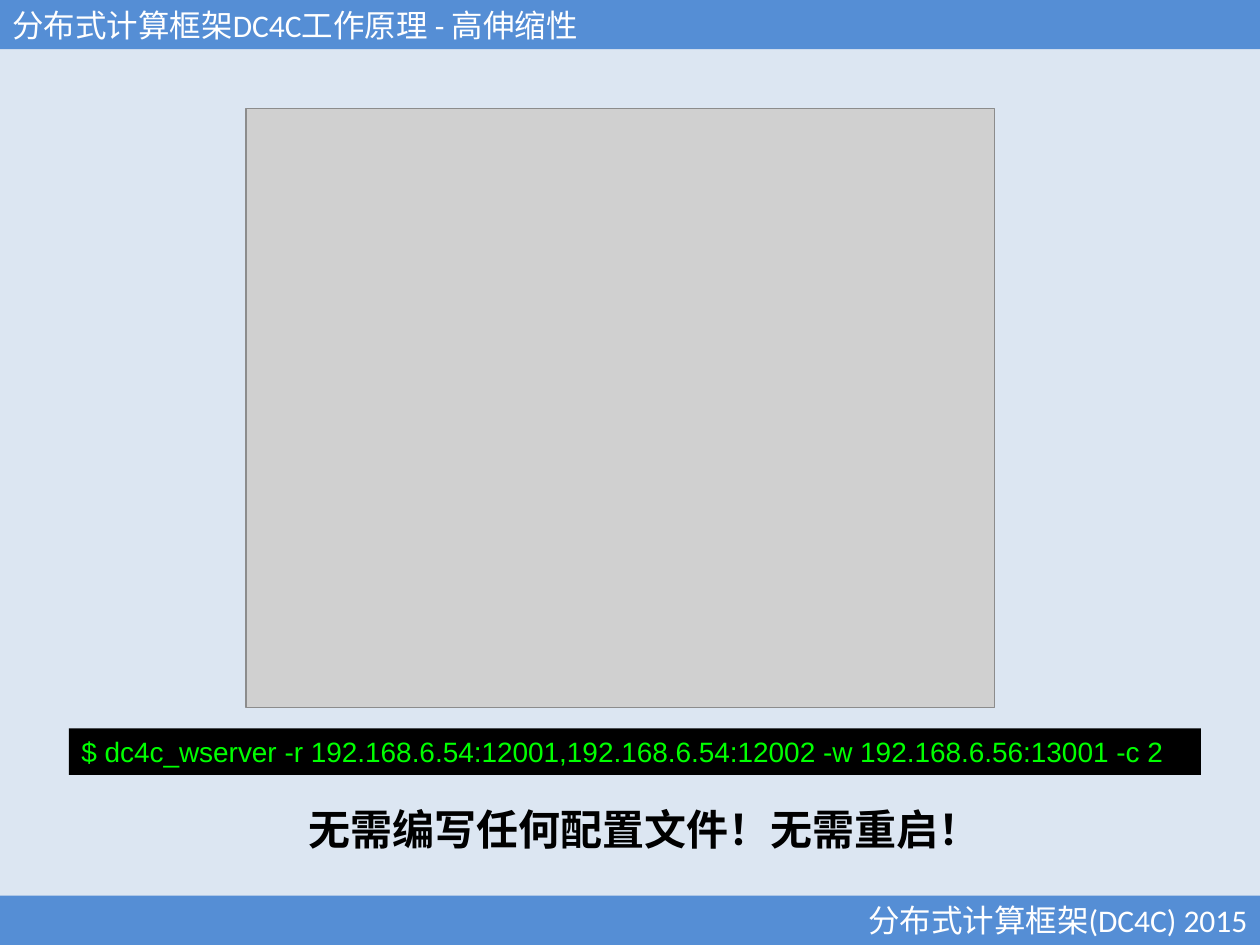
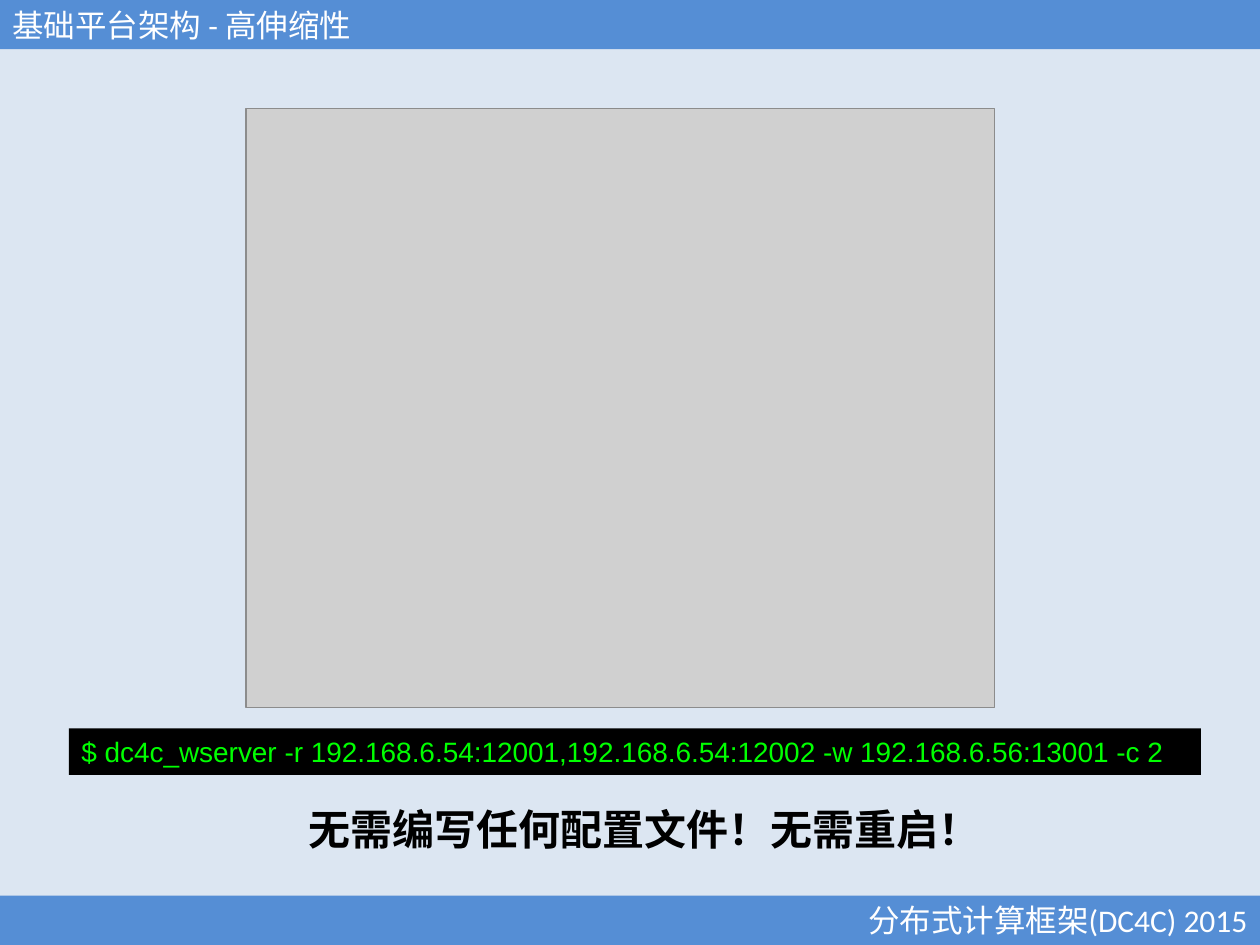
Before and after one commit to xubingyue/dc4c, a slide deck: slide 17 of doc/DC4C.ppt. Drawn at 1260x945 pixels with LibreOffice and Linux fonts; fonts in the diff are those of the drawing; grey boxes stand for pictures. Boxes give left, top, right and bottom in pixels: in the first picture for what was removed or moved away, otherwise in the second. Text is boxed around its words. In the diff, an @@ line names an element or a change of style, - is before the commit and + after.

```diff
--- a/doc/DC4C.ppt
+++ b/doc/DC4C.ppt
@@ text in rectangle at (12, 10, 351, 40): text changed @@
-分布式计算框架DC4C工作原理 - 高伸缩性
+基础平台架构 - 高伸缩性
```
Also in this commit, not shown: 13 other slides changed, 4 slides added, 41 other files.
